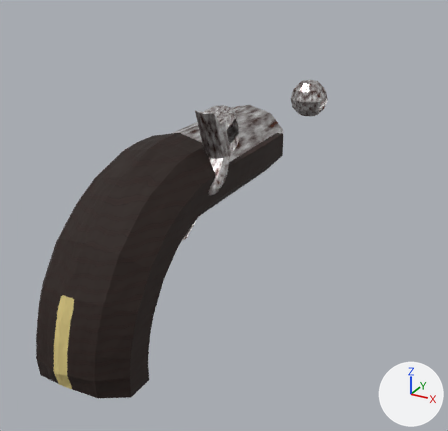
Before and after pictures for a commit that changed the Blender file HeroProps/pistolProp.blend.
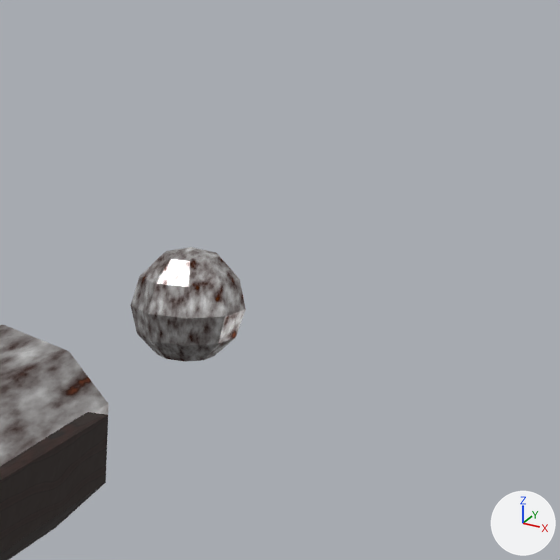
There are two pictures of each version: one whole from a 50 mm camera at (2.66, -3.0, 3.03) aimed at (-0.65, 3.02, 0.02), one close up on the part from 55% to 96% of the width and 0% to 42% of the height. Lighting does not change. The marker at lower right points along +X, +Y and +Z. The older version's two pictures come first. Both versions are drawn at frame 24 of the action 'Esfera_acción'; the numbers are the values there.

In view in the first close-up: 'Esfera', 'canon', 'mango'.
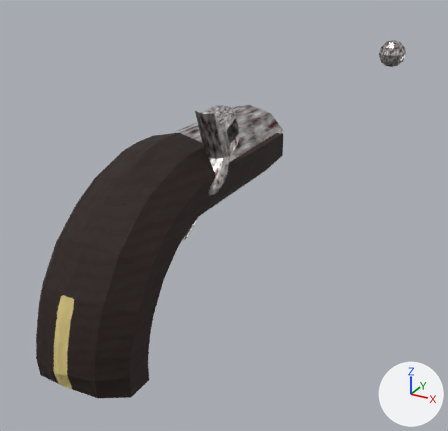
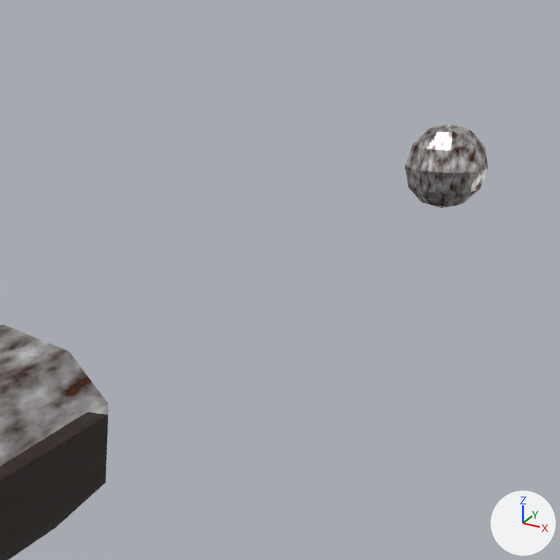
Location of each change, [x1, y1, x2, y2] in pixels of the close-ups (560 x 560 px):
```json
{"object": "Esfera", "change": "moved", "before": [131, 247, 246, 362], "after": [405, 124, 488, 208]}
```

The change, as JSON lines over the scene's bpy script:
```json
{"op": "set", "path": "ob_esfera.location", "old": "(-0.0768, 4.142, 1.281)", "new": "(-0.0768, 7.993, 1.281)"}
```
